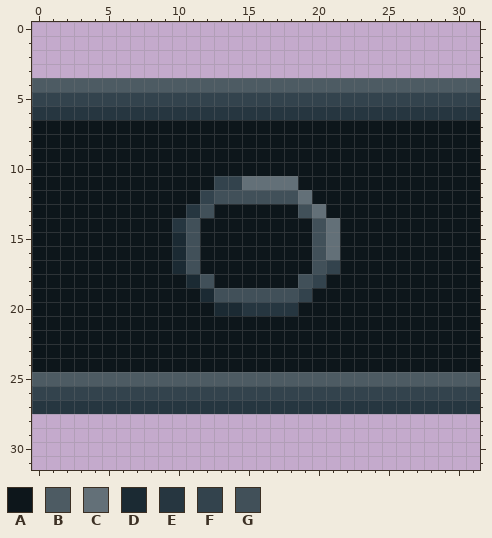
Two states of a pixel-art file, WIP Assets/Floor One - Plant Floor/Tiles/Floor_Tile_Wall_Horizontal.ase. Above, as it was before the edit.
32x32 pixels, 1 frame.
Palette (. is transparent): A #0d161b  B #4d5b63  C #637078  D #1b2a33  E #263640  F #33434d  G #415059
Pixels before, first column x 0:
 4 BBBBBBBBBBBBBBBBBBBBBBBBBBBBBBBB
 5 FFFFFFFFFFFFFFFFFFFFFFFFFFFFFFFF
 6 EEEEEEEEEEEEEEEEEEEEEEEEEEEEEEEE
 7 AAAAAAAAAAAAAAAAAAAAAAAAAAAAAAAA
 8 AAAAAAAAAAAAAAAAAAAAAAAAAAAAAAAA
 9 AAAAAAAAAAAAAAAAAAAAAAAAAAAAAAAA
10 AAAAAAAAAAAAAAAAAAAAAAAAAAAAAAAA
11 AAAAAAAAAAAAAFFCCCCAAAAAAAAAAAAA
12 AAAAAAAAAAAAFGGGGGGCAAAAAAAAAAAA
13 AAAAAAAAAAAEGAAAAAAGCAAAAAAAAAAA
14 AAAAAAAAAAEGAAAAAAAAGCAAAAAAAAAA
15 AAAAAAAAAADGAAAAAAAAGCAAAAAAAAAA
16 AAAAAAAAAADGAAAAAAAAGCAAAAAAAAAA
17 AAAAAAAAAADGAAAAAAAAGFAAAAAAAAAA
18 AAAAAAAAAAADGAAAAAAGFAAAAAAAAAAA
19 AAAAAAAAAAAADGGGGGGFAAAAAAAAAAAA
20 AAAAAAAAAAAAADDEEEEAAAAAAAAAAAAA
21 AAAAAAAAAAAAAAAAAAAAAAAAAAAAAAAA
22 AAAAAAAAAAAAAAAAAAAAAAAAAAAAAAAA
23 AAAAAAAAAAAAAAAAAAAAAAAAAAAAAAAA
24 AAAAAAAAAAAAAAAAAAAAAAAAAAAAAAAA
25 BBBBBBBBBBBBBBBBBBBBBBBBBBBBBBBB
26 FFFFFFFFFFFFFFFFFFFFFFFFFFFFFFFF
27 EEEEEEEEEEEEEEEEEEEEEEEEEEEEEEEE
New version:
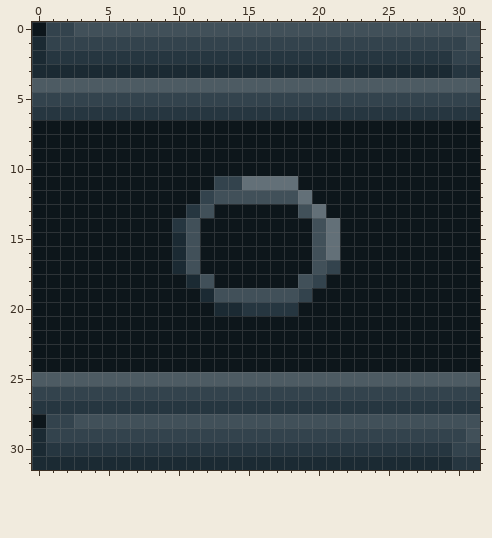
Diff:
layer "Bottom" now shown
Layer "Bottom":
y 0: x 0..31 ................................ -> AFFGGGGGGGGGGGGGGGGGGGGGGGGGGGGG
y 1: x 0..31 ................................ -> DFFFFFFFFFFFFFFFFFFFFFFFFFFFFFFG
y 2: x 0..31 ................................ -> DEEEEEEEEEEEEEEEEEEEEEEEEEEEEEFF
y 3: x 0..31 ................................ -> DDDDDDDDDDDDDDDDDDDDDDDDDDDDDDEE
y 28: x 0..31 ................................ -> AFFGGGGGGGGGGGGGGGGGGGGGGGGGGGGG
y 29: x 0..31 ................................ -> DFFFFFFFFFFFFFFFFFFFFFFFFFFFFFFG
y 30: x 0..31 ................................ -> DEEEEEEEEEEEEEEEEEEEEEEEEEEEEEFF
y 31: x 0..31 ................................ -> DDDDDDDDDDDDDDDDDDDDDDDDDDDDDDEE
Pixel boxes of the changes (left, top, right, bottom) in both pictures:
added: (32, 22, 480, 78)
added: (32, 414, 480, 470)
